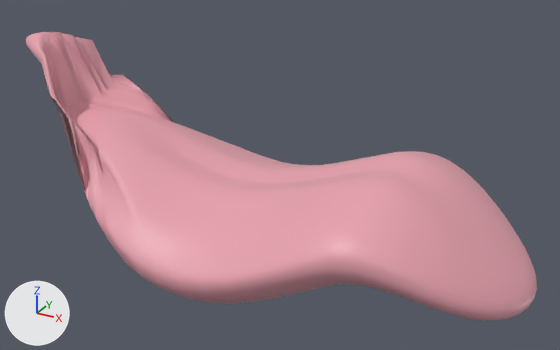
What one commit did to the glTF model tools/boca3d_demo/lengua.glb.
Rendered twice from a 50 mm lens placed at (3.05, -4.72, 1.7), pointed at (0.4, 0.1, -0.71). The lights are fixed; the arrows at lower left show +X, +Y and +Z. The picture after the commit comes second. Both versions are drawn at full value of the shape key 'cuerpo_bajo' of 'lengua'; the numbers are the values there. Vertices at exactly the same position are counted once.

Script lines for the objects in view, before the commit:
```python
me_lengua = bpy.data.meshes.new('lengua')
me_lengua.from_pydata(...)  # 2522 vertices, 5040 faces; spans x -2.0..2.4, y -1.0..1.0, z -1.57..0.17
me_lengua.materials.append(mat_lengua)  # pink #e7a2ad
ob_lengua = bpy.data.objects.new('lengua', me_lengua)
ob_lengua.location = (0.0, 0.0, 0.0)
```
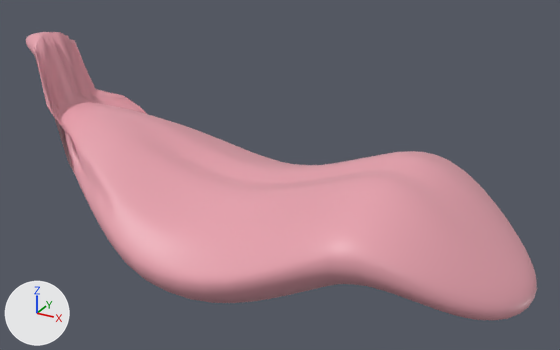
Edits to the scene script, one JSON object a line:
```json
{"block": "me_lengua", "where": "me_lengua.from_pydata(...)  # 2522 vertices, 5040 faces; spans x -2.0..2.4, y -1.0..1.0, z -1.57..0.17"}
{"block": "me_lengua", "where": "# used by ob_lengua; location = (0.0, 0.0, 0.0)"}
{"block": "me_lengua", "change": "me_lengua part 1: 220 of 2522 vertices moved; they spanned x -1.68..-0.36, y -0.91..0.91, z -1.14..0.13 and now span x -1.68..-0.36, y -0.93..0.93, z -1.14..-0.02; mean shift (0.0, 0.0, -0.16); largest move (-1.54, 0.28, 0.07) -> (-1.54, 0.28, -0.41)"}
```

Pixel boxes (x1, y1, x2, y2) of what changed, in the pictures (560 x 350 px; the box of a moved part takes in the faces that stretch with it):
```json
{"part": 1, "of": "me_lengua", "change": "moved or reshaped", "before": [34, 32, 175, 276], "after": [33, 32, 233, 276]}
```
